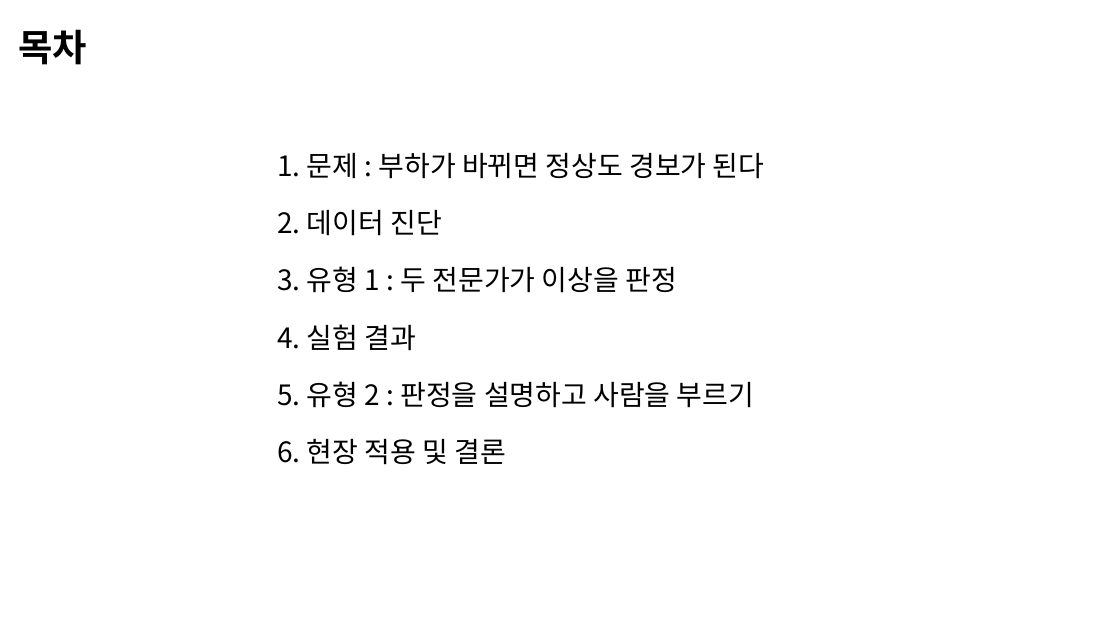
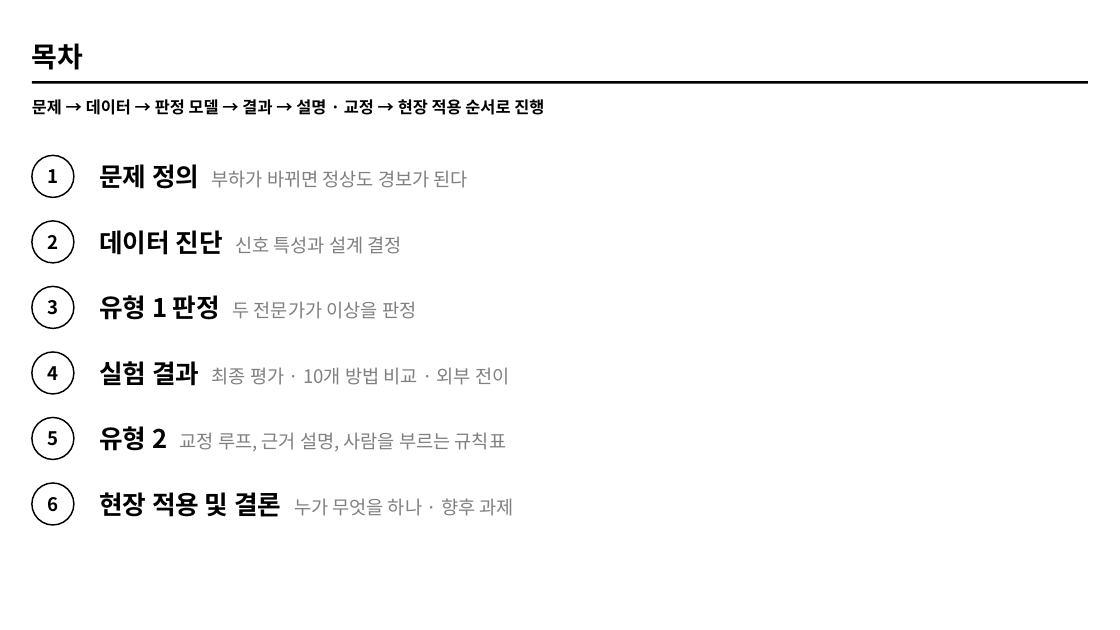
Before and after one commit to ZlataN-AI/KAMP, a slide deck: slide 2 of presentation/RIVET-WM_seminar.pptx. Drawn at 1120x630 pixels with LibreOffice and Linux fonts; fonts in the diff are those of the drawing. Boxes give left, top, right and bottom in pixels: in the first picture for what was removed or moved away, otherwise in the second. Text is boxed around its words. In the diff, an @@ line names an element or a change of style, - is before the commit and + after.

```diff
--- a/presentation/RIVET-WM_seminar.pptx
+++ b/presentation/RIVET-WM_seminar.pptx
@@ title "목차": place and size @@
-title "목차" at (18,29,87,65)
+title "목차" at (32,43,84,70)
@@ title "목차" at (32,43,84,70): size 32 to 24 pt @@
@@ line added from (32, 82) to (1088, 82), #000000 2.25 pt @@
@@ text added at (32,99,544,115), 14 pt, text #000000, bold @@
+문제 → 데이터 → 판정 모델 → 결과 → 설명 · 교정 → 현장 적용 순서로 진행
@@ ellipse added at (32,155,74,197), fill #FFFFFF, outline #000000 1.25 pt, 16 pt, text #000000, bold @@
+1
@@ text at (99,164,468,189): text changed; size 24 to 16 pt; text colour #000000 to #808080 @@
-1. 문제 : 부하가 바뀌면 정상도 경보가 된다
+문제 정의 부하가 바뀌면 정상도 경보가 된다
@@ ellipse added at (32,221,74,263), fill #FFFFFF, outline #000000 1.25 pt, 16 pt, text #000000, bold @@
+2
@@ text at (99,230,402,255): text changed; size 24 to 16 pt; text colour #000000 to #808080 @@
-2. 데이터 진단
+데이터 진단 신호 특성과 설계 결정
@@ ellipse added at (32,287,74,329), fill #FFFFFF, outline #000000 1.25 pt, 16 pt, text #000000, bold @@
+3
@@ text at (99,295,416,320): text changed; size 24 to 16 pt; text colour #000000 to #808080 @@
-3. 유형 1 : 두 전문가가 이상을 판정
+유형 1 판정 두 전문가가 이상을 판정
@@ text removed at (277,324,417,351) @@
-4. 실험 결과
@@ ellipse added at (32,352,74,394), fill #FFFFFF, outline #000000 1.25 pt, 16 pt, text #000000, bold @@
+4
@@ text added at (99,361,509,386), 16 pt, text #808080 @@
+실험 결과 최종 평가 · 10개 방법 비교 · 외부 전이
@@ ellipse added at (32,418,74,460), fill #FFFFFF, outline #000000 1.25 pt, 16 pt, text #000000, bold @@
+5
@@ text at (99,426,506,451): text changed; size 24 to 16 pt; text colour #000000 to #808080 @@
-5. 유형 2 : 판정을 설명하고 사람을 부르기
+유형 2 교정 루프, 근거 설명, 사람을 부르는 규칙표
@@ ellipse added at (32,483,74,525), fill #FFFFFF, outline #000000 1.25 pt, 16 pt, text #000000, bold @@
+6
@@ text at (99,492,513,517): text changed; size 24 to 16 pt; text colour #000000 to #808080 @@
-6. 현장 적용 및 결론
+현장 적용 및 결론 누가 무엇을 하나 · 향후 과제
```
Also in this commit, not shown: 25 other slides changed, 1 other file.
